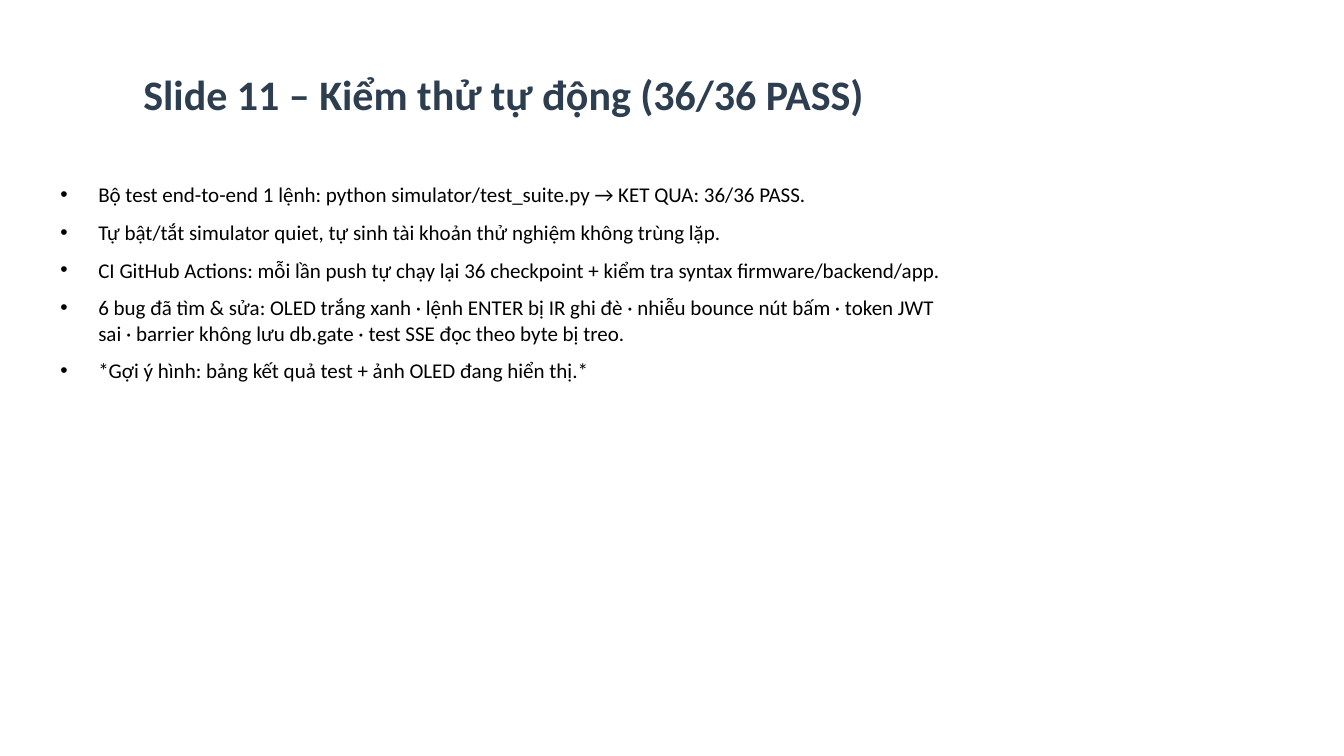
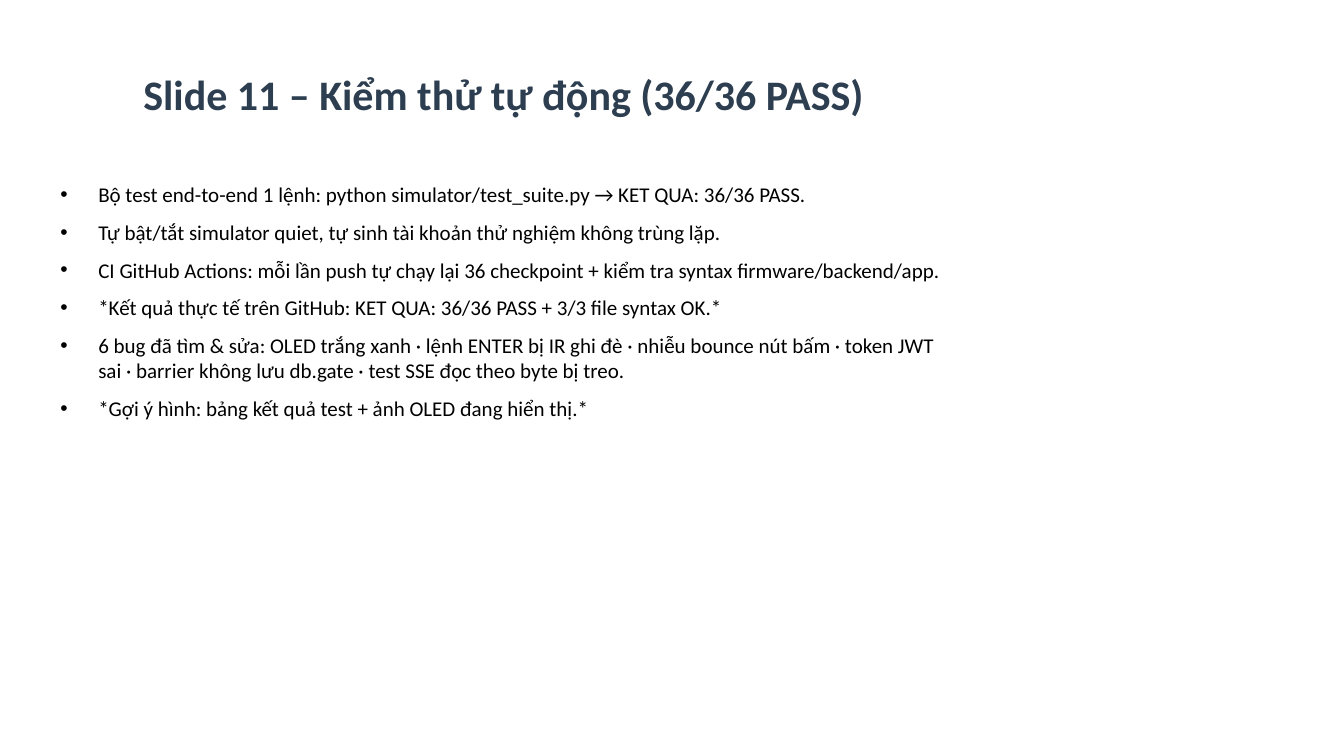
Before and after one commit to Phong220205/smart-parking-ltdd2, a slide deck: slide 12 of docs/Slide_ThuyetTrinh.pptx. Drawn at 1344x756 pixels with LibreOffice and Linux fonts; fonts in the diff are those of the drawing. Boxes give left, top, right and bottom in pixels: in the first picture for what was removed or moved away, otherwise in the second. Text is boxed around its words. In the diff, an @@ line names an element or a change of style, - is before the commit and + after.

```diff
--- a/docs/Slide_ThuyetTrinh.pptx
+++ b/docs/Slide_ThuyetTrinh.pptx
@@ text at (98,299,722,319): paragraph added @@
+• *Kết quả thực tế trên GitHub: KET QUA: 36/36 PASS + 3/3 file syntax OK.*
```
Also in this commit, not shown: 4 other files.
